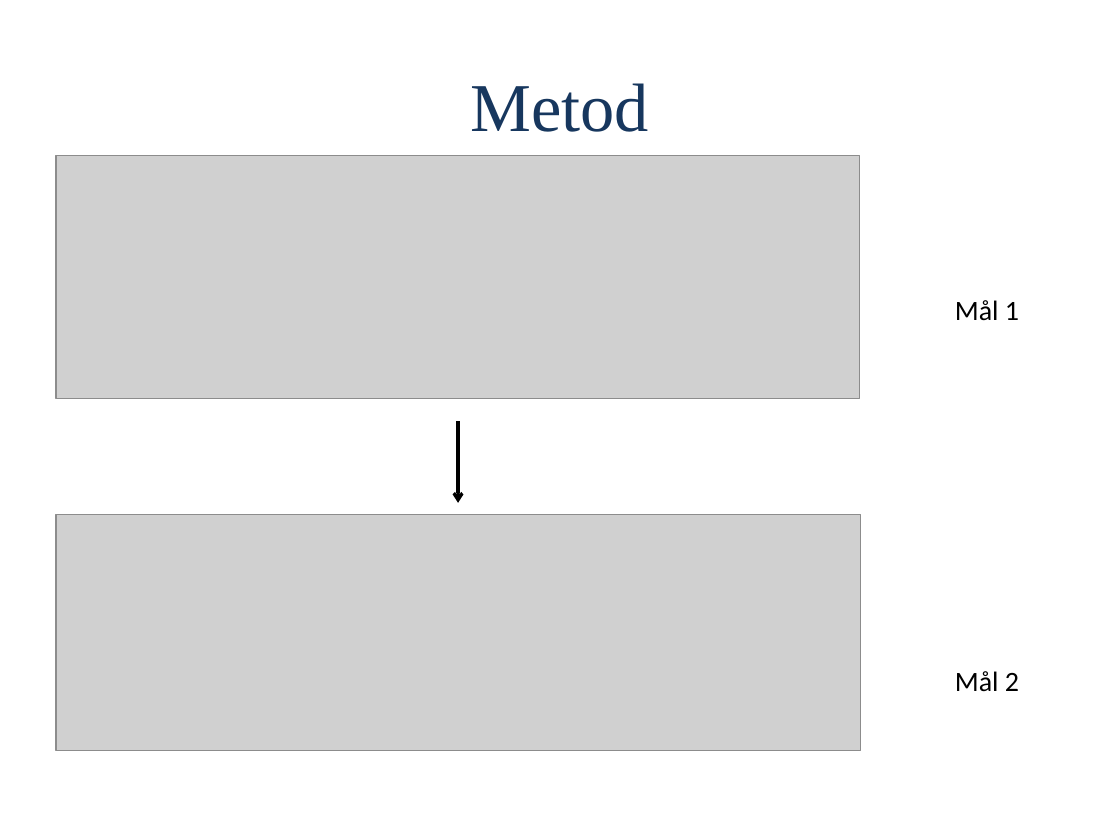
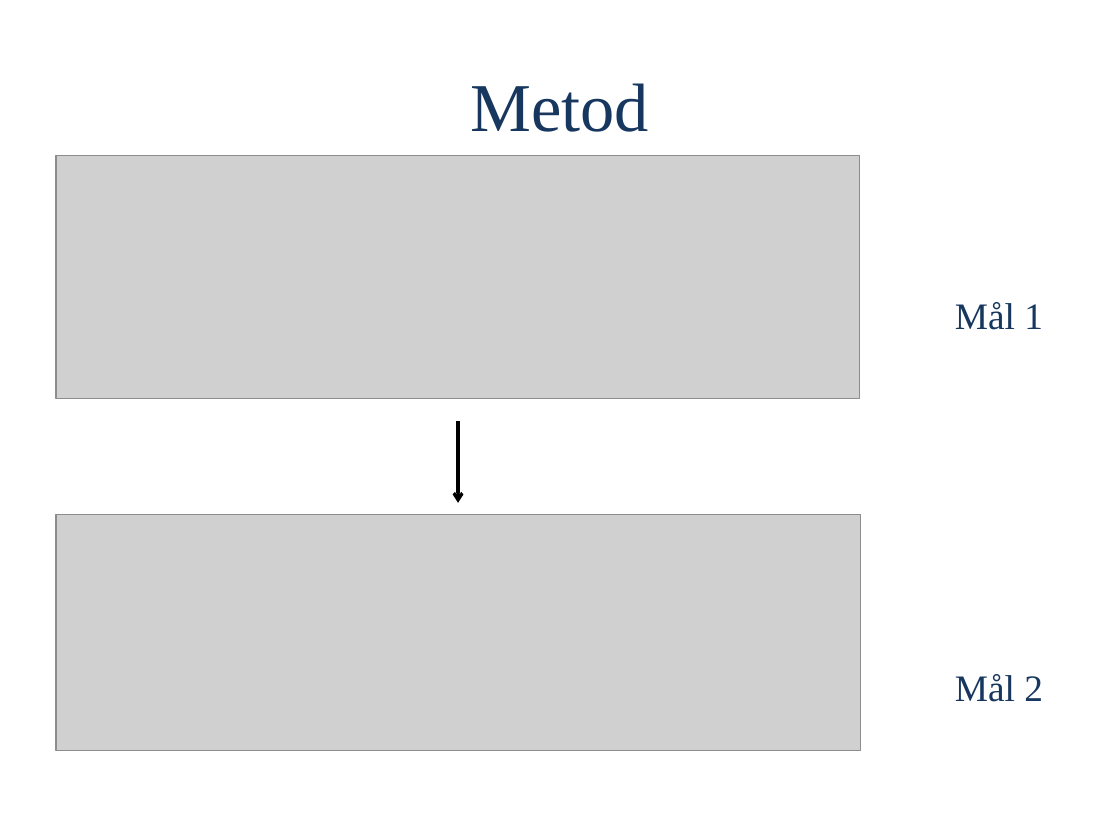
Before and after one commit to OliviaImner/thesis_document, a slide deck: slide 6 of Thesis/Presentation.pptx (slide 5 before the commit). Drawn at 1120x840 pixels with LibreOffice and Linux fonts; fonts in the diff are those of the drawing; grey boxes stand for pictures. Boxes give left, top, right and bottom in pixels: in the first picture for what was removed or moved away, otherwise in the second. Text is boxed around its words. In the diff, an @@ line names an element or a change of style, - is before the commit and + after.

```diff
--- a/Thesis/Presentation.pptx
+++ b/Thesis/Presentation.pptx
@@ text "Mål 1" at bbox=[955, 302, 1043, 330]: size 18 to 24 pt, font Calibri to Times New Roman, text colour #000000 to #17375E @@
@@ text "Mål 2" at bbox=[955, 674, 1043, 702]: size 18 to 24 pt, font Calibri to Times New Roman, text colour #000000 to #17375E @@
```
Also in this commit, not shown: 5 other slides changed, 1 slide added.
